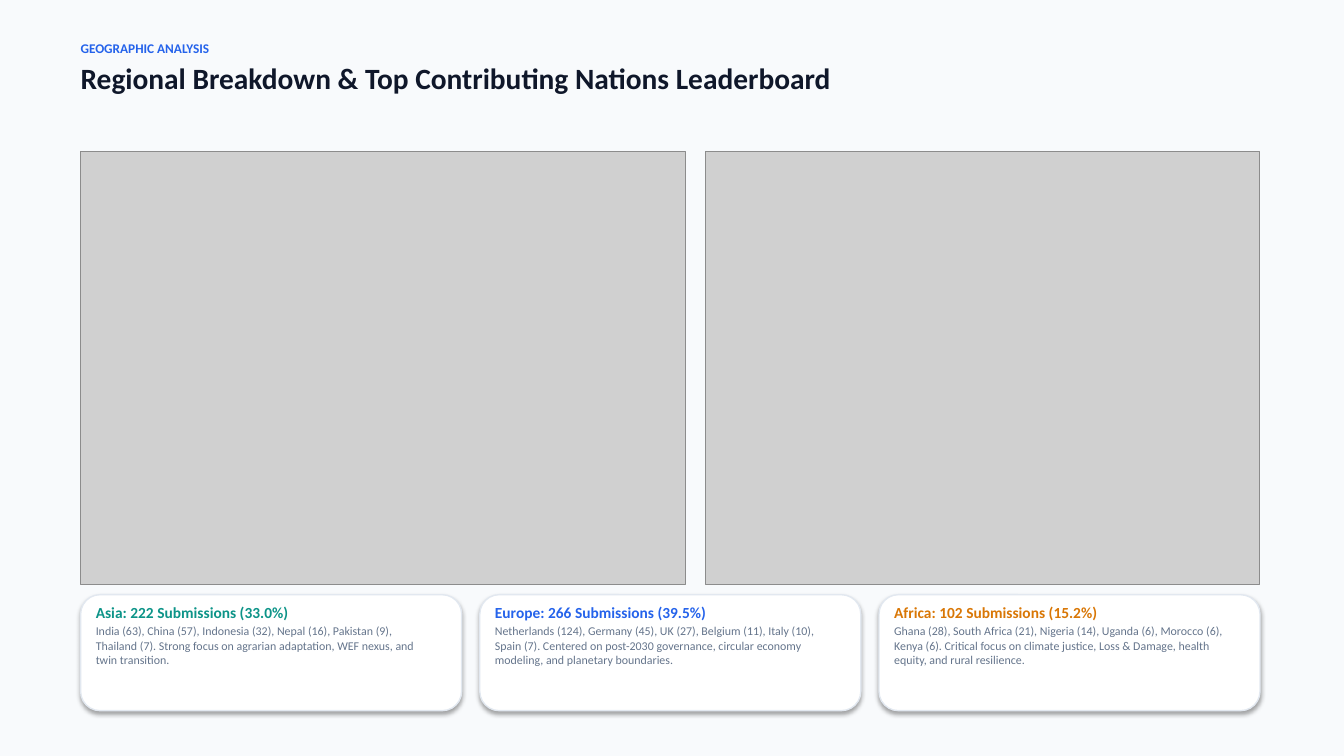
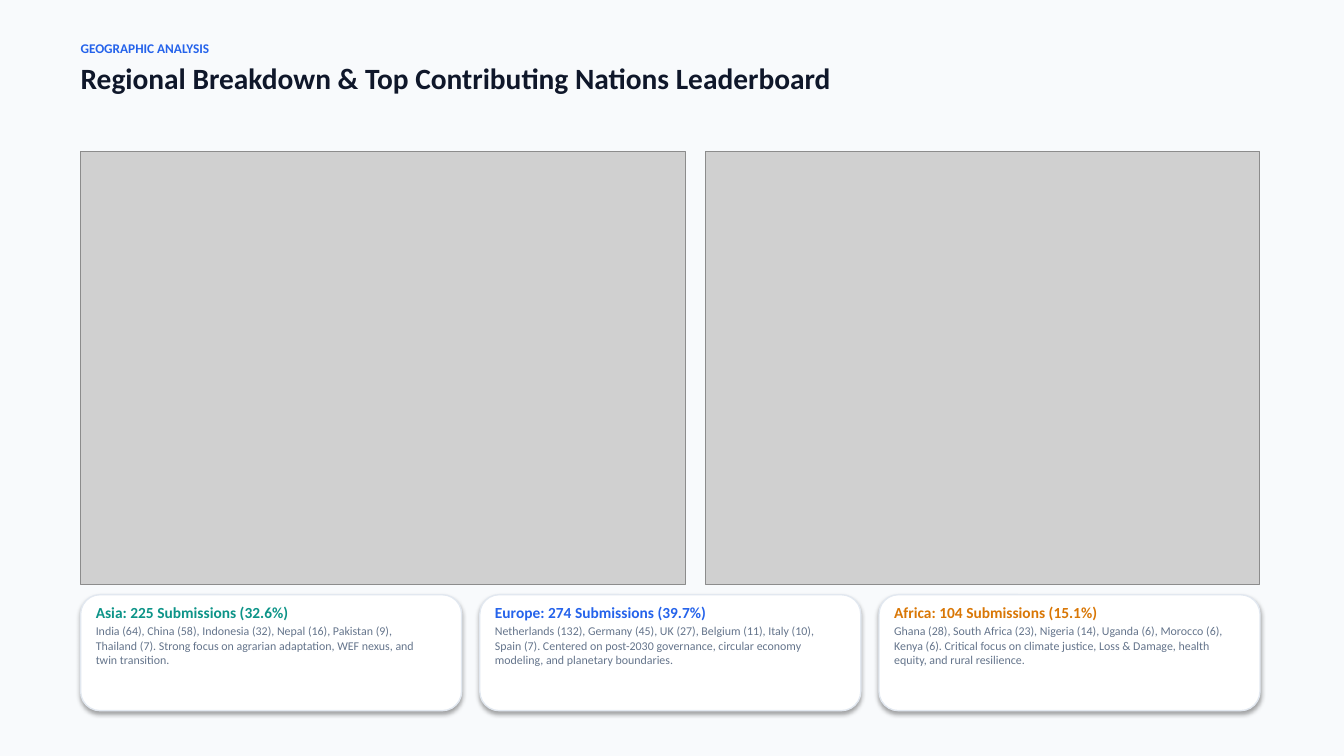
Before and after one commit to ponraj-aru/gsc2027-dashboard, a slide deck: slide 4 of GSC2027_Abstract_Submissions_Analysis_Report.pptx. Drawn at 1344x756 pixels with LibreOffice and Linux fonts; fonts in the diff are those of the drawing; grey boxes stand for pictures. Boxes give left, top, right and bottom in pixels: in the first picture for what was removed or moved away, otherwise in the second. Text is boxed around its words. In the diff, an @@ line names an element or a change of style, - is before the commit and + after.

```diff
--- a/GSC2027_Abstract_Submissions_Analysis_Report.pptx
+++ b/GSC2027_Abstract_Submissions_Analysis_Report.pptx
@@ text at [96, 606, 414, 664]: text changed @@
-Asia: 222 Submissions (33.0%)
-India (63), China (57), Indonesia (32), Nepal (16), Pakistan (9), Thailand (7). Strong focus on agrarian adaptation, WEF nexus, and twin transition.
+Asia: 225 Submissions (32.6%)
+India (64), China (58), Indonesia (32), Nepal (16), Pakistan (9), Thailand (7). Strong focus on agrarian adaptation, WEF nexus, and twin transition.
@@ text at [495, 606, 814, 666]: text changed @@
-Europe: 266 Submissions (39.5%)
-Netherlands (124), Germany (45), UK (27), Belgium (11), Italy (10), Spain (7). Centered on post-2030 governance, circular economy modeling, and planetary boundaries.
+Europe: 274 Submissions (39.7%)
+Netherlands (132), Germany (45), UK (27), Belgium (11), Italy (10), Spain (7). Centered on post-2030 governance, circular economy modeling, and planetary boundaries.
@@ text at [894, 606, 1222, 666]: text changed @@
-Africa: 102 Submissions (15.2%)
-Ghana (28), South Africa (21), Nigeria (14), Uganda (6), Morocco (6), Kenya (6). Critical focus on climate justice, Loss & Damage, health equity, and rural resilience.
+Africa: 104 Submissions (15.1%)
+Ghana (28), South Africa (23), Nigeria (14), Uganda (6), Morocco (6), Kenya (6). Critical focus on climate justice, Loss & Damage, health equity, and rural resilience.
```
Also in this commit, not shown: 14 other slides changed, 51 other files.
